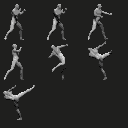
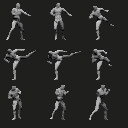
Layers edited between the first and the second w=128, h=128 image:
added layer "Male_spritesheet_kick_high.png copy #8" above "Male_spritesheet_kick_high.png copy #7" over 89, 85, 110, 120
added layer "Male_spritesheet_kick_high.png copy #7" above "Male_spritesheet_kick_high.png copy #6" over 50, 85, 69, 120
renamed "Male_spritesheet_kick_spin_high.png copy #6" to "Male_spritesheet_kick_high.png copy #6", painted on it over 3, 85, 35, 120
renamed "Male_spritesheet_kick_spin_high.png copy #5" to "Male_spritesheet_kick_high.png copy #5", painted on it over 88, 41, 112, 80
renamed "Male_spritesheet_kick_spin_high.png copy #4" to "Male_spritesheet_kick_high.png copy #4", painted on it over 47, 44, 81, 80
renamed "Male_spritesheet_kick_spin_high.png copy #3" to "Male_spritesheet_kick_high.png copy #3", painted on it over 4, 44, 36, 80
renamed "Male_spritesheet_kick_spin_high.png copy #2" to "Male_spritesheet_kick_high.png copy #2", painted on it over 88, 4, 114, 40
renamed "Male_spritesheet_kick_spin_high.png copy #1" to "Male_spritesheet_kick_high.png copy #1", painted on it over 47, 3, 72, 40
renamed "Male_spritesheet_kick_spin_high.png copy" to "Male_spritesheet_kick_high.png copy", painted on it over 4, 3, 31, 40
